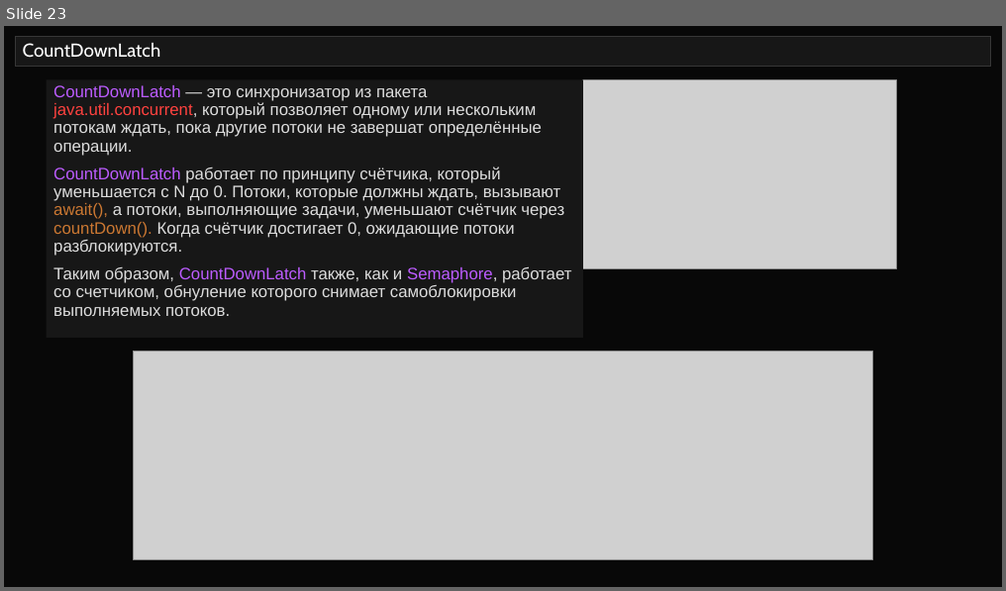
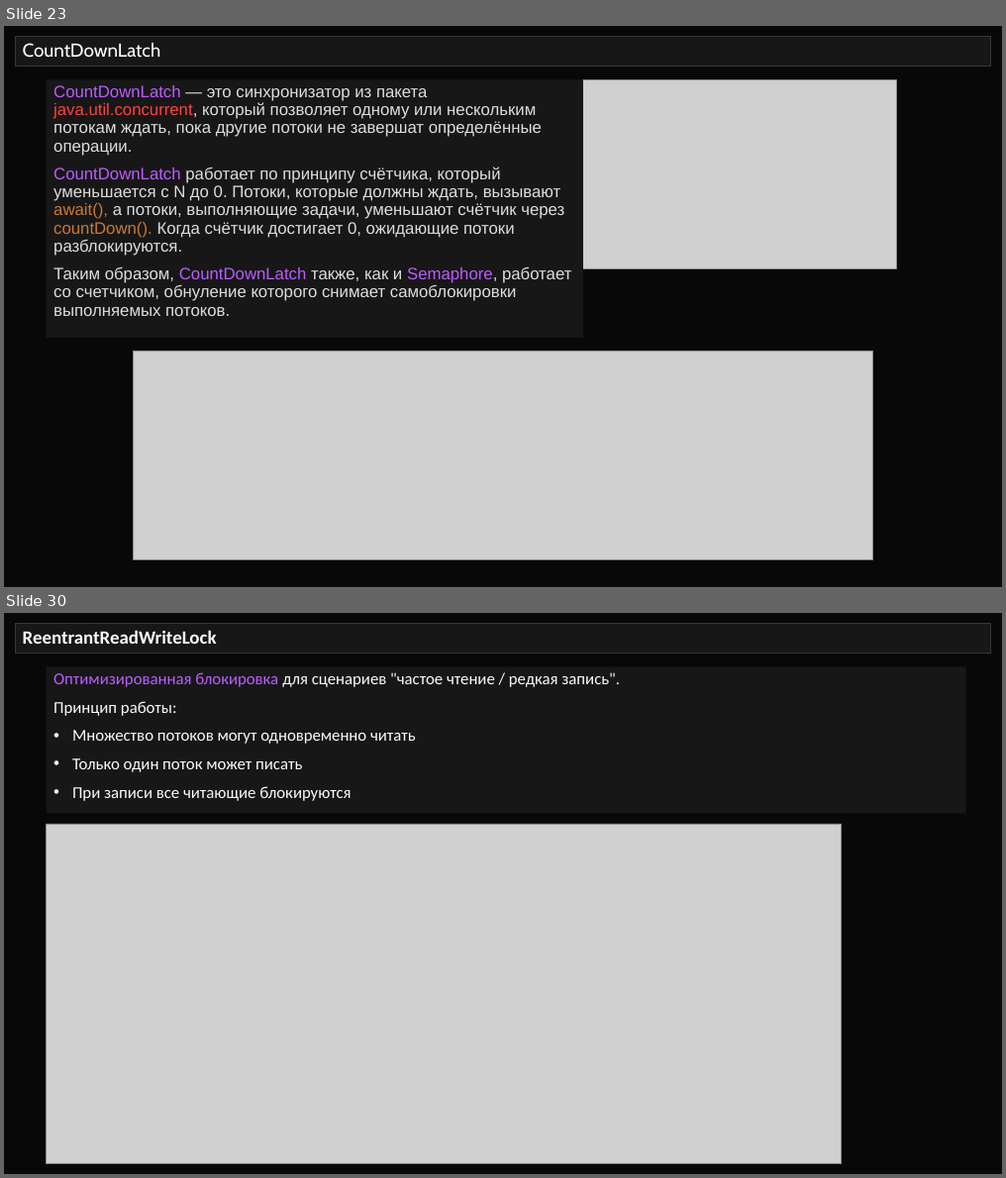
Before and after one commit to semusv/SIB_Concurrent, a slide deck: Concurrent_v1.pptx. Shown one above the other, each under a label of ours: slide 23 before the commit, slides 23 and 30 after it; the slides between them are not shown. The pictures are 1006x591 and 1006x1178 pixels, drawn with LibreOffice and Linux fonts; fonts in the diff are those of the drawing; grey boxes stand for pictures. Boxes give left, top, right and bottom in pixels: in the first picture for what was removed or moved away, otherwise in the second. Text is boxed around its words. In the diff, an @@ line names an element or a change of style, - is before the commit and + after.

Commit message:
синхронизаторы + LOCK

```diff
--- a/Concurrent_v1.pptx
+++ b/Concurrent_v1.pptx
@@ slide 30 added at box(4, 613, 1002, 1174), background #080808 @@
@@ title added at box(15, 624, 991, 654), fill #171717, outline #373737 0.75 pt, 18 pt, text #F8FAFF, bold @@
+ReentrantReadWriteLock
@@ rectangle added at box(46, 666, 966, 814), fill #171717, 16 pt, text #F8FAFF @@
+Оптимизированная блокировка для сценариев "частое чтение / редкая запись".
+Принцип работы:
+• Множество потоков могут одновременно читать
+• Только один поток может писать
+• При записи все читающие блокируются
@@ picture added at box(46, 824, 841, 1164) @@
```
Also in this commit, not shown: 1 slide changed, 6 other slides added, 2 slides removed, 4 other files.
